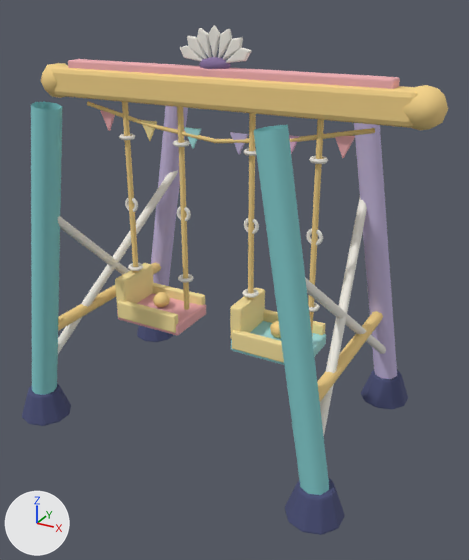
Renders of the glTF model assets/sky_lagoon/lagoon_kit/lagoon_play_swing.glb from each side of a commit.
Camera for both pictures: a camera (50 mm lens) standing at (5.23, -8.9, 7.07) and looking at (0.4, -0.11, 2.68). Arrows for +X, +Y and +Z are at lower left; the lights stay in place. The picture after the commit comes second. Vertices at exactly the same position are counted once.

Names of what the first picture shows: 'lagoon_play_swing.001'.
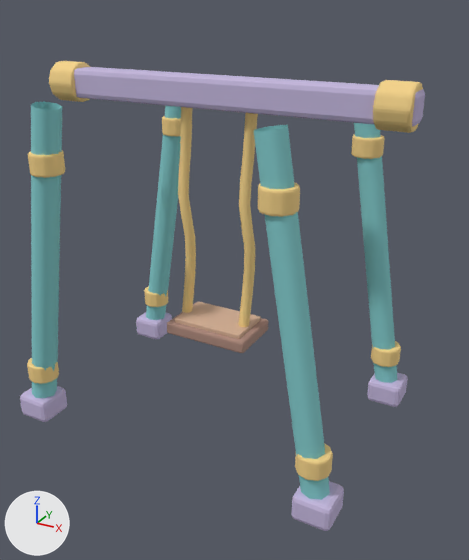
Where the change shows, as pixel boxes [x1, y1, x2, y2] in the pictures (469 x 560 px; the box of a moved part takes in the faces that stretch with it):
'lagoon_play_swing.001', reshaped, moved (8% shorter)
    before: [22, 25, 448, 535]
    after: [20, 61, 425, 531]
part 1 of me_icosphere_005, moved or reshaped
    before: [31, 102, 62, 395]
    after: [31, 102, 62, 398]
part 2 of me_icosphere_005, moved or reshaped
    before: [151, 106, 188, 286]
    after: [146, 106, 181, 320]
part 3 of me_icosphere_005, moved or reshaped
    before: [254, 125, 329, 495]
    after: [254, 125, 330, 500]
part 4 of me_icosphere_005, moved or reshaped
    before: [354, 123, 397, 379]
    after: [354, 123, 398, 383]
part 5 of me_icosphere_005, moved or reshaped
    before: [117, 293, 206, 335]
    after: [167, 302, 268, 353]
part 6 of me_icosphere_005, moved or reshaped
    before: [231, 321, 326, 365]
    after: [175, 302, 260, 339]
part 7 of me_icosphere_005, deleted
    before: [22, 25, 448, 535]
part 8 of me_icosphere_005, reshaped
    before: [41, 59, 417, 128]
    after: [20, 61, 425, 531]

What changed in the scene script:
```text
Add mat_slq_wood:
    mat_slq_wood = principled_material('SLQ_wood')
    mat_slq_wood.base_color = (0.42, 0.25, 0.2)  # beige #ad897c
    mat_slq_wood.roughness = 0.88
Add mat_slq_wood_light:
    mat_slq_wood_light = principled_material('SLQ_wood_light')
    mat_slq_wood_light.base_color = (0.66, 0.43, 0.3)  # beige #d4af95
    mat_slq_wood_light.roughness = 0.88
Change me_icosphere_005:
    used by ob_lagoon_play_swing_001; location = (0.0, 0.0, 6.1)
    remove me_icosphere_005.from_pydata(...)  # 3502 vertices, 6636 faces; spans x -3.48..3.48, y -2.19..2.19, z -6.1..0.56
    remove me_icosphere_005.materials.append(mat_slq_plum)  # purple #866f9e
    remove me_icosphere_005.materials.append(mat_slq_pearl)  # white #f1ede5
    add me_icosphere_005.from_pydata(...)  # 2064 vertices, 3964 faces; spans x -3.15..3.15, y -2.06..2.06, z -5.7..0.32
    me_icosphere_005 part 1: the loose piece of 24 vertices spanning x -2.92..-1.58, y -1.97..-1.53, z -5.99..-0.46 is moved by (0.0, 0.0, 0.4)
    me_icosphere_005 part 2: the loose piece of 24 vertices spanning x -2.92..-1.58, y 1.53..1.97, z -5.99..-0.46 is moved by (0.0, 0.0, 0.4), in mat_slq_teal (cyan #84cdce)
    me_icosphere_005 part 3: the loose piece of 24 vertices spanning x 1.58..2.92, y -1.97..-1.53, z -5.99..-0.46 is moved by (0.0, 0.0, 0.4)
    me_icosphere_005 part 4: the loose piece of 24 vertices spanning x 1.58..2.92, y 1.53..1.97, z -5.99..-0.46 is moved by (0.0, 0.0, 0.4), in mat_slq_teal (cyan #84cdce)
    me_icosphere_005 part 5: the loose piece of 56 vertices spanning x -1.88..-0.53, y -0.5..0.5, z -4.56..-4.34 is scaled about its middle by (1.15, 1, 1), then moved by (1.2, 0.0, 0.4), in mat_slq_wood (beige #ad897c)
    me_icosphere_005 part 6: the loose piece of 56 vertices spanning x 0.53..1.88, y -0.5..0.5, z -4.56..-4.34 is scaled about its middle by (0.98, 0.837, 0.455), then moved by (-1.2, 0.0, 0.53), in mat_slq_wood_light (beige #d4af95)
    me_icosphere_005 part 7: 50 loose pieces with 3140 vertices, spanning x -3.09..3.48, y -2.19..2.19, z -6.1..0.56, are deleted
    me_icosphere_005 part 8: 4 vertices moved within x -3.11..3.11, y -0.2..0.2, z -0.2; 150 vertices removed from x -3.48..3.15, y -0.29..0.32, z -0.7..-0.04; 1852 vertices added at x -3.15..3.15, y -2.06..2.06, z -5.7..0.32
    remove me_icosphere_005.materials.append(mat_slq_coral)  # pink #f1afb3
    remove me_icosphere_005.materials.append(mat_slq_butter)  # yellow #f8e29e
    remove me_icosphere_005.materials.append(mat_slq_aqua)  # cyan #a8e5e5
    remove me_icosphere_005.materials.append(mat_slq_rose)  # pink #e7b5d4
    remove me_icosphere_005.materials.append(mat_slq_navy)  # dark blue #484d76
    add me_icosphere_005.materials.append(mat_slq_wood)  # beige #ad897c
    add me_icosphere_005.materials.append(mat_slq_wood_light)  # beige #d4af95
Change ob_lagoon_play_swing_001:
    ob_lagoon_play_swing_001.location: (0.0, 0.0, 6.1) -> (0.0, 0.0, 5.7)
```
